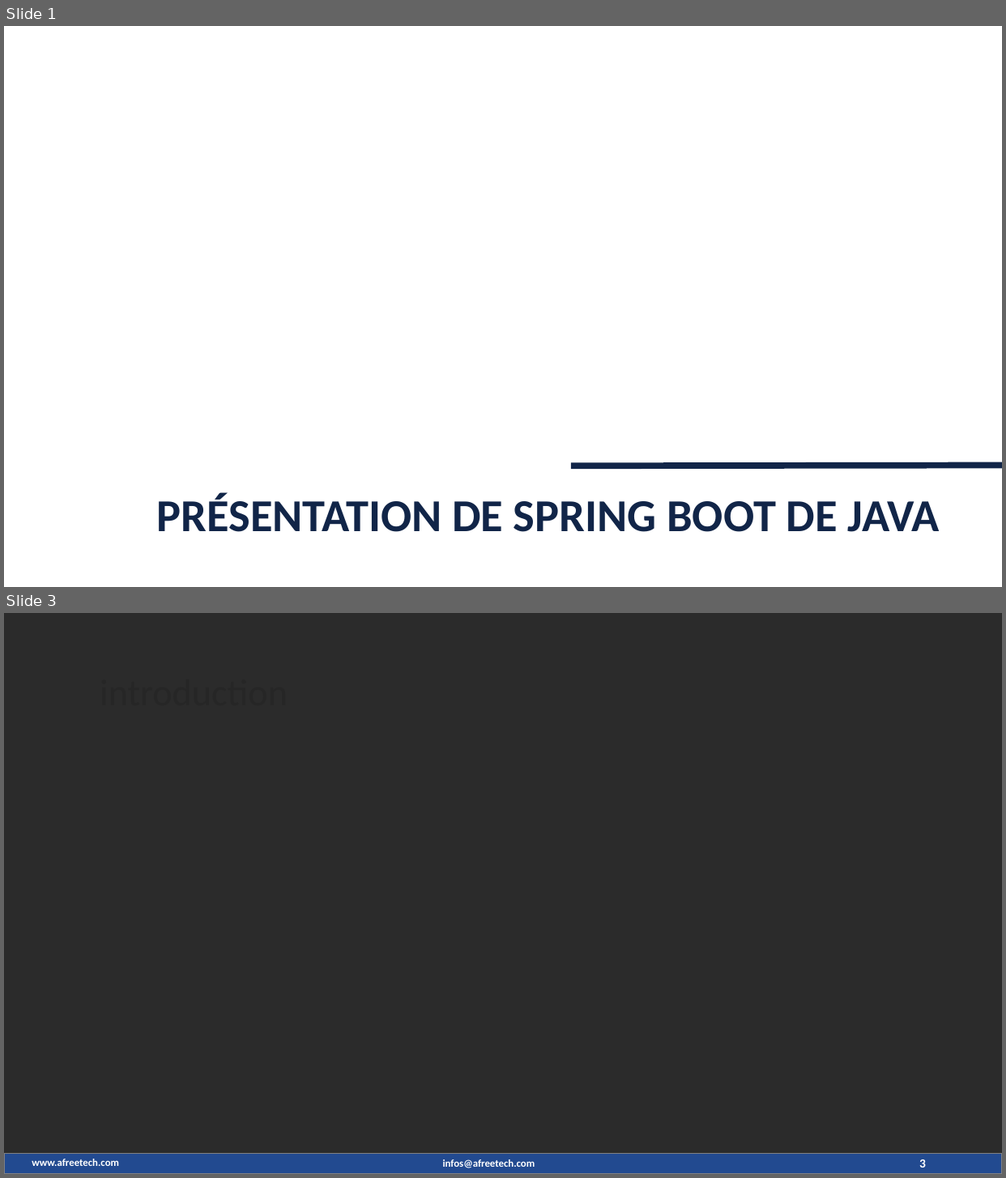
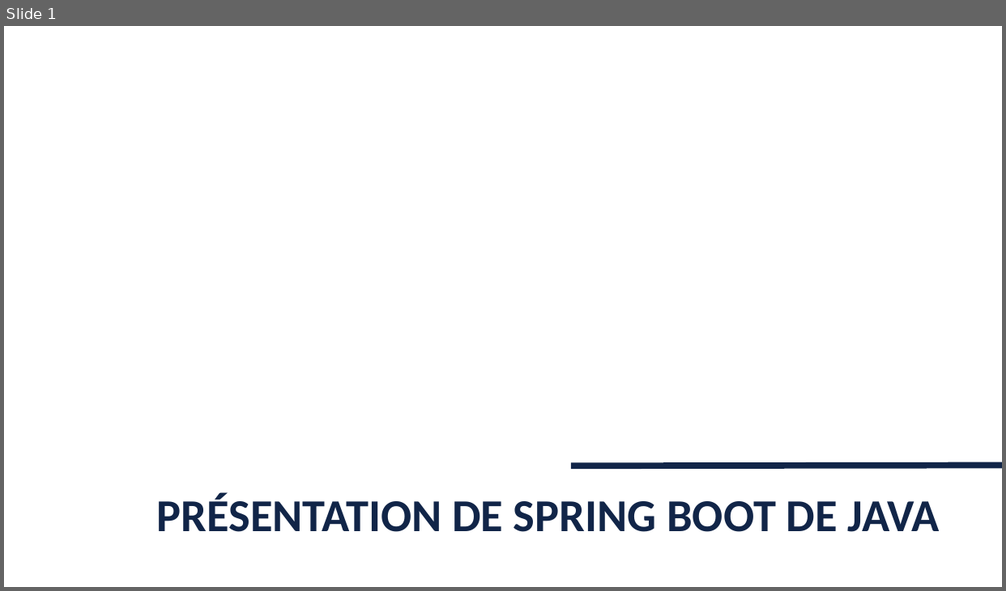
Before and after one commit to maximedorlin/maximedorlin, a slide deck: sprint boot.pptx. Shown one above the other, each under a label of ours: slides 1 and 3 before the commit, slide 1 after it; the slides between them are not shown. The pictures are 1006x1178 and 1006x591 pixels, drawn with LibreOffice and Linux fonts; fonts in the diff are those of the drawing; background and template pictures are left out; a plain dark background stands for a picture behind light text. Boxes give left, top, right and bottom in pixels: in the first picture for what was removed or moved away, otherwise in the second. Text is boxed around its words. In the diff, an @@ line names an element or a change of style, - is before the commit and + after.

```diff
--- a/sprint boot.pptx
+++ b/sprint boot.pptx
@@ slide 3 removed at (4, 613, 1002, 1174), background picture (left out) @@
@@ text removed at (92, 664, 461, 717) @@
-introduction
@@ rectangle removed at (4, 1153, 1002, 1174) @@
@@ text removed at (32, 1159, 119, 1166) @@
-www.afreetech.com
@@ text removed at (443, 1160, 535, 1169) @@
-infos@afreetech.com
@@ page number removed at (919, 1160, 926, 1168) @@
-3
```
Also in this commit, not shown: 10 slides changed, 5 slides added, 3 other slides removed.
